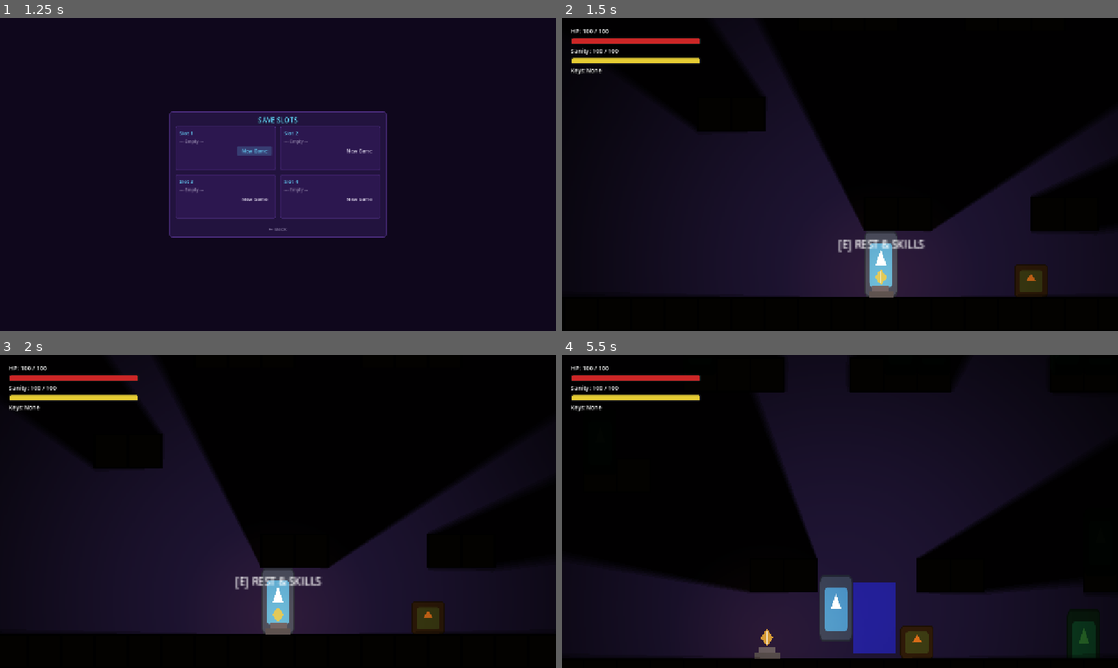
Above: before the commit, frames 1-4 (two rows, left to right).
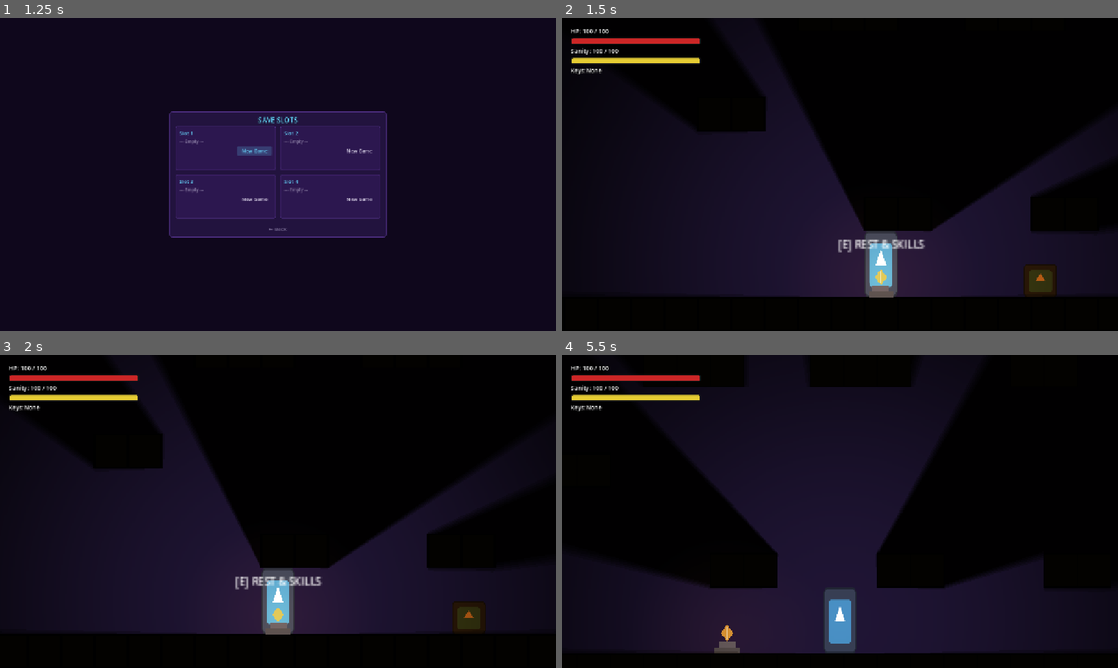
Above: after the commit, the same moments.

Repository: hikarirainbow/New-Project
Game: Godot game, scene res://scenes/ui/main_menu.tscn
Same seed, same stepped clock (60 frames per second), same inputs: the game is played once before the commit and once after it. The engine's default icon, where the game draws it, is replaced by a stand-in: a white triangle on a blue panel in a dark square.
Inputs (mouse positions are in pixels of both pictures, inside the frame that each line leads up to):
- Up to frame 1 (1.25 s): click "Play" at 0.5 s
- Up to frame 2 (1.5 s): click "New Game" at 1.25 s
- Up to frame 3 (2 s): no input
- Up to frame 4 (5.5 s): tap Enter at 2 s; move the mouse to (867, 511) at 2.02 s; hold Up from 2.03 s (still down); tap X (attack) at 2.1, 2.85, 3.8, 4.55, 5.3 s; tap Space (jump) at 2.27, 3.02, 4.52, 5.27 s; move the mouse to (812, 511) at 2.77 s; move the mouse to (851, 505) at 3.52 s; tap C (dash) at 3.6 s; move the mouse to (834, 517) at 4.27 s; tap E (interact) at 4.35 s; move the mouse to (878, 514) at 5.02 s; hold S (look_down) from 5.03 s (still down)

Frame 1 is identical in both runs. In frame 2, 0.5% of the frame differs, in the area x 81-89%, y 78-90%; in frame 3, 1.2%; in frame 4, 24%, in the area x 5-96%, y 0-98%.
Error before the commit: Parse Error: Could not resolve class "GrabEnemy". (res://scenes/enemies/orc.gd:1)

Commit message:
fix: resolve take_damage signature mismatch in grab_enemy.gd with parent Actor class

Diff:
--- a/scenes/enemies/grab_enemy.gd
+++ b/scenes/enemies/grab_enemy.gd
@@ -251,13 +251,13 @@
 	_apply_contact_damage()
 
 # Override take_damage to support double damage and bypass knockback when attracted
-func take_damage(amount: int, source_position: Vector2 = Vector2.ZERO) -> void:
+func take_damage(amount: int, source_position: Vector2 = Vector2.ZERO, attacker: Node2D = null) -> void:
 	if current_state == State.DEAD:
 		return
 
 	var final_amount = amount
 	if current_state == State.ATTRACTED:
 		final_amount = amount * 2
-		super(final_amount, Vector2.ZERO)
+		super(final_amount, Vector2.ZERO, attacker)
 	else:
-		super(final_amount, source_position)
+		super(final_amount, source_position, attacker)
